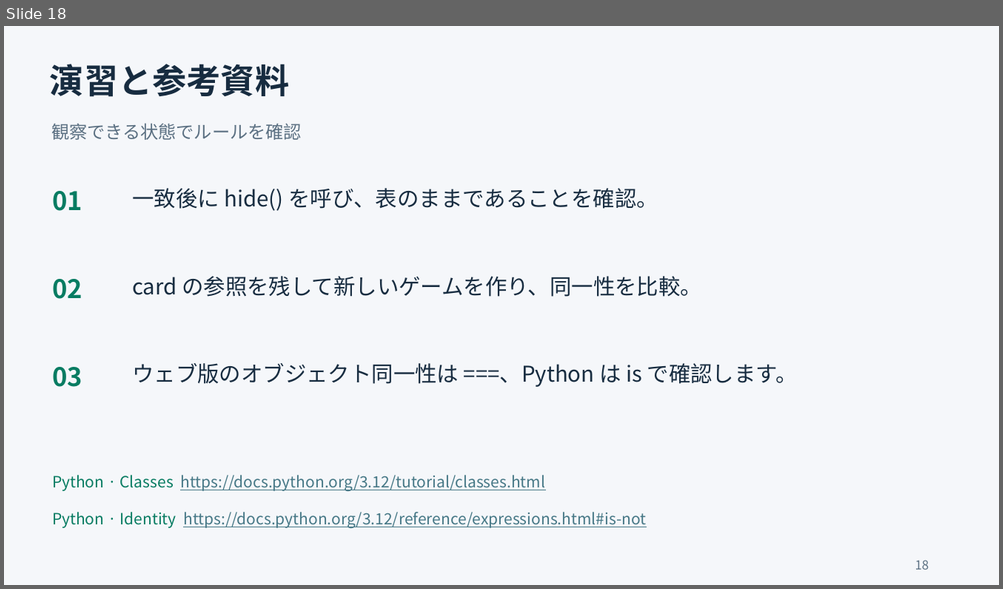
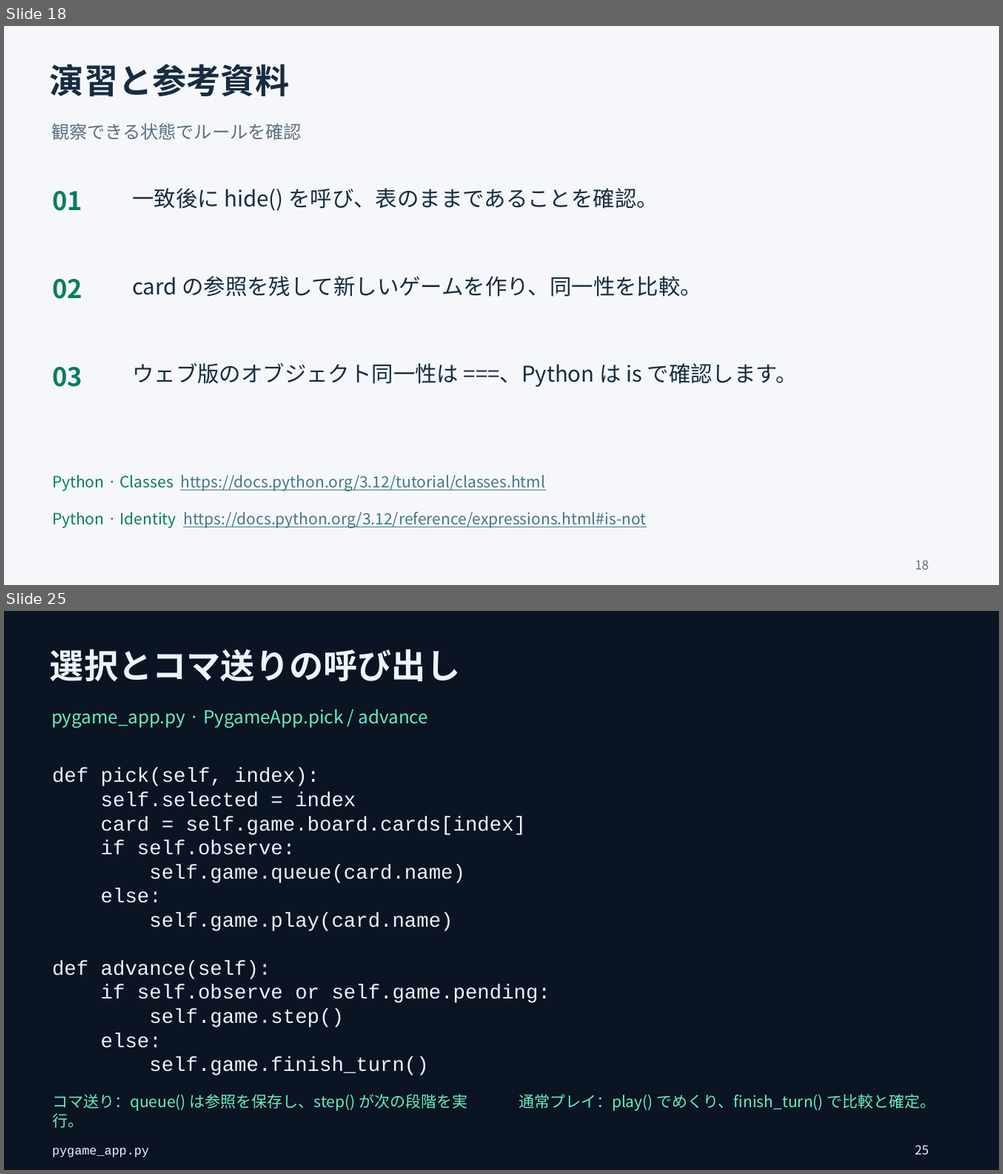
Before and after one commit to minhuangyuntech/oo2026, a slide deck: public/materials/memory-ja.pptx. Shown one above the other, each under a label of ours: slide 18 before the commit, slides 18 and 25 after it; the slides between them are not shown. The pictures are 1003x589 and 1003x1174 pixels, drawn with LibreOffice and Linux fonts; fonts in the diff are those of the drawing. Boxes give left, top, right and bottom in pixels: in the first picture for what was removed or moved away, otherwise in the second. Text is boxed around its words. In the diff, an @@ line names an element or a change of style, - is before the commit and + after.

Commit message:
Add downloadable Pygame card game and trilingual code lessons

```diff
--- a/public/materials/memory-ja.pptx
+++ b/public/materials/memory-ja.pptx
@@ slide 25 added at (4,611,999,1170), background #0B1422 @@
@@ text added at (50,649,460,681), 33 pt, text #EDF4FB, bold @@
+選択とコマ送りの呼び出し
@@ text added at (51,709,428,728), 17.2 pt, text #68EDBE @@
+pygame_app.py · PygameApp.pick / advance
@@ text added at (52,768,319,786), 19.5 pt, text #EDF4FB @@
+def pick(self, index):
@@ text added at (101,792,356,807), 19.5 pt, text #EDF4FB @@
+self.selected = index
@@ text added at (101,816,526,835), 19.5 pt, text #EDF4FB @@
+card = self.game.board.cards[index]
@@ text added at (101,840,295,855), 19.5 pt, text #EDF4FB @@
+if self.observe:
@@ text added at (149,864,465,883), 19.5 pt, text #EDF4FB @@
+self.game.queue(card.name)
@@ text added at (101,889,162,903), 19.5 pt, text #EDF4FB @@
+else:
@@ text added at (149,913,452,931), 19.5 pt, text #EDF4FB @@
+self.game.play(card.name)
@@ text added at (52,961,271,980), 19.5 pt, text #EDF4FB @@
+def advance(self):
@@ text added at (101,985,550,1003), 19.5 pt, text #EDF4FB @@
+if self.observe or self.game.pending:
@@ text added at (149,1009,344,1028), 19.5 pt, text #EDF4FB @@
+self.game.step()
@@ text added at (101,1033,162,1048), 19.5 pt, text #EDF4FB @@
+else:
@@ text added at (149,1057,428,1076), 19.5 pt, text #EDF4FB @@
+self.game.finish_turn()
@@ text added at (52,1094,467,1128), 15 pt, text #68EDBE @@
+コマ送り：queue() は参照を保存し、step() が次の段階を実行。
@@ text added at (518,1094,936,1111), 15 pt, text #68EDBE @@
+通常プレイ：play() でめくり、finish_turn() で比較と確定。
@@ text added at (52,1148,149,1158), 12 pt, text #EDF4FB @@
+pygame_app.py
@@ text added at (915,1145,929,1155), 12 pt, text #EDF4FB @@
+25
```
Also in this commit, not shown: 8 other slides added, 19 other files.
